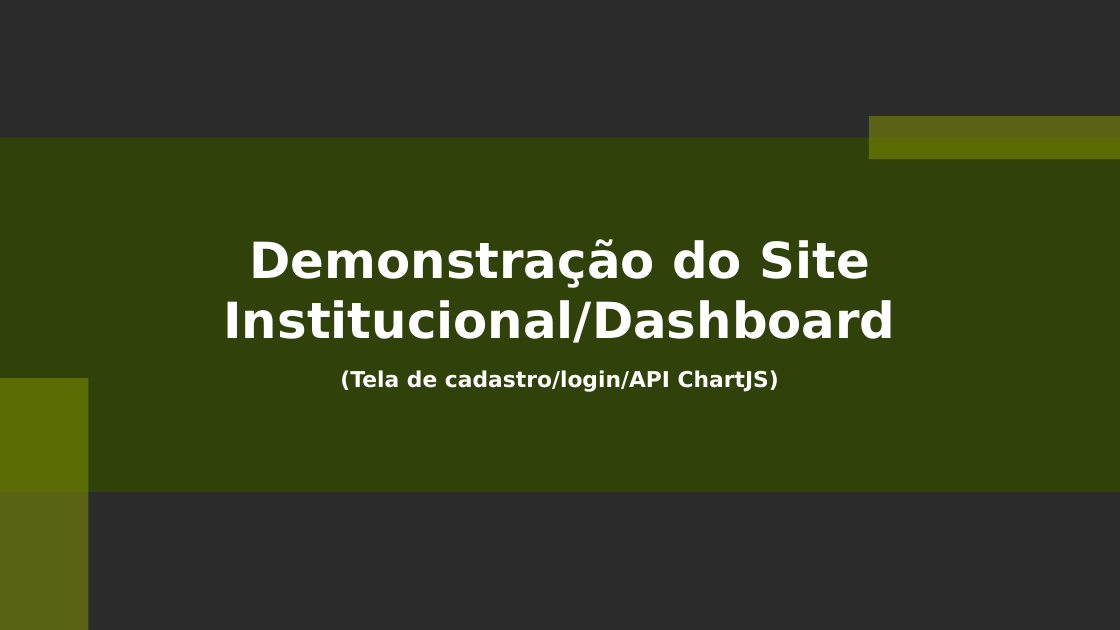
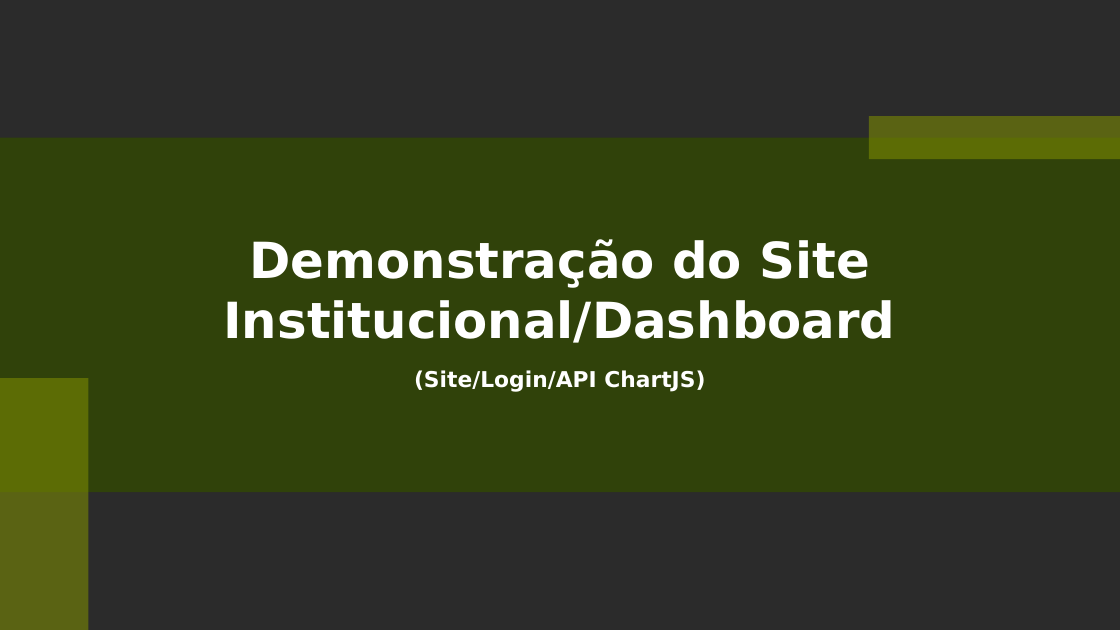
Before and after one commit to KaioZaniboni/wisoy-1, a slide deck: slide 9 of Documentos/APRESENTAÇÃO.SPRINT2.pptx. Drawn at 1120x630 pixels with LibreOffice and Linux fonts; fonts in the diff are those of the drawing; background and template pictures are left out; a plain dark background stands for a picture behind light text. Boxes give left, top, right and bottom in pixels: in the first picture for what was removed or moved away, otherwise in the second. Text is boxed around its words. In the diff, an @@ line names an element or a change of style, - is before the commit and + after.

```diff
--- a/Documentos/APRESENTAÇÃO.SPRINT2.pptx
+++ b/Documentos/APRESENTAÇÃO.SPRINT2.pptx
@@ text at <box>414,370,705,392</box>: text changed @@
-(Tela de cadastro/login/API ChartJS)
+(Site/Login/API ChartJS)
```
Also in this commit, not shown: 9 other slides changed, 5 other files.
